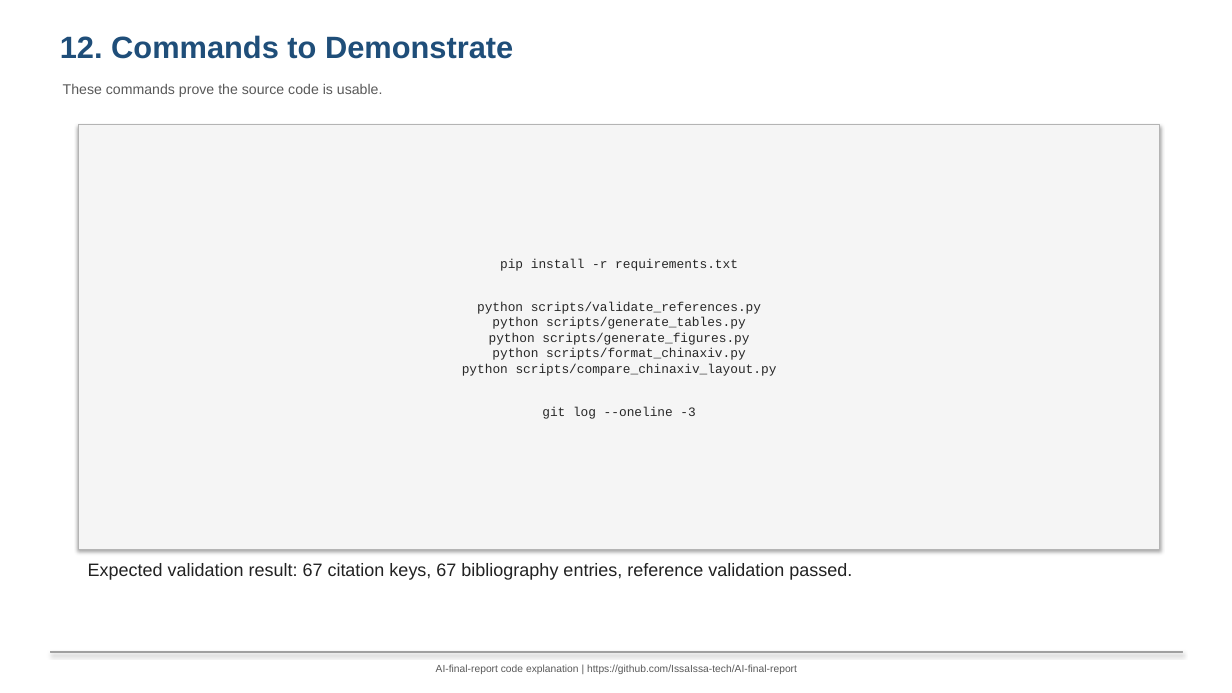
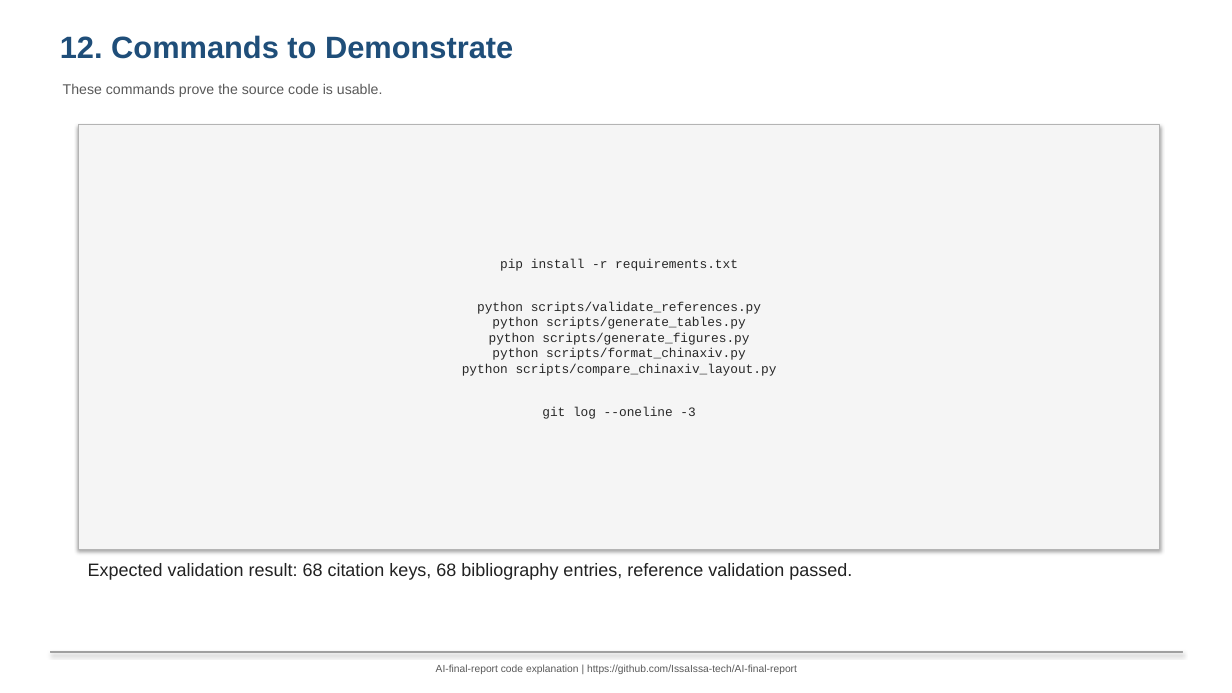
Before and after one commit to IssaIssa-tech/AI-final-report, a slide deck: slide 13 of docs/code_explanation_presentation.pptx. Drawn at 1232x693 pixels with LibreOffice and Linux fonts; fonts in the diff are those of the drawing. Boxes give left, top, right and bottom in pixels: in the first picture for what was removed or moved away, otherwise in the second. Text is boxed around its words. In the diff, an @@ line names an element or a change of style, - is before the commit and + after.

```diff
--- a/docs/code_explanation_presentation.pptx
+++ b/docs/code_explanation_presentation.pptx
@@ text at <box>88,563,852,580</box>: text changed @@
-Expected validation result: 67 citation keys, 67 bibliography entries, reference validation passed.
+Expected validation result: 68 citation keys, 68 bibliography entries, reference validation passed.
```
Also in this commit, not shown: 3 other slides changed, 16 other files.
